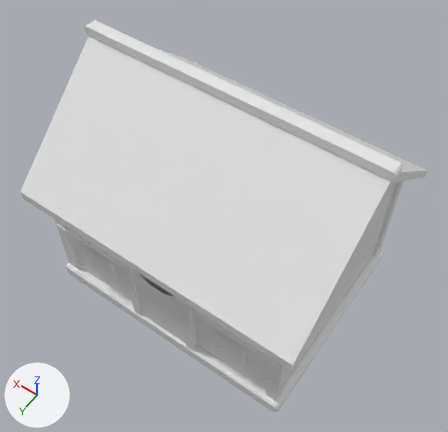
The FBX model roblox/art/props/hub_house_a.fbx as it was, and as the next commit left it.
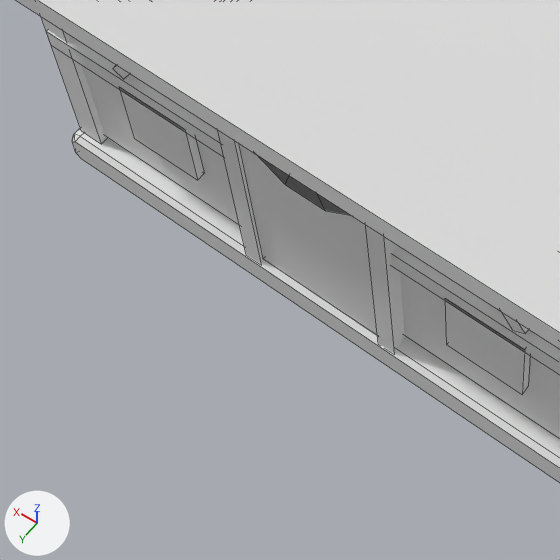
Old and new are each drawn whole from a 50 mm lens placed at (-17.12, 24.32, 44.94), pointed at (-0.73, 1.38, 8.89) and again close up on the part from 8% to 57% of the width and 49% to 100% of the height. Lighting does not change. The marker at lower left points along +X, +Y and +Z. The last two pictures show the newer version. The close-ups show mesh edges as thin lines. Where no turn or scale is listed for an object, it has been applied to the vertices.

The first close-up shows 'Base', 'Door', 'DoorFrame', 'Roof', 'Timber', 'Wall', 'Window'.
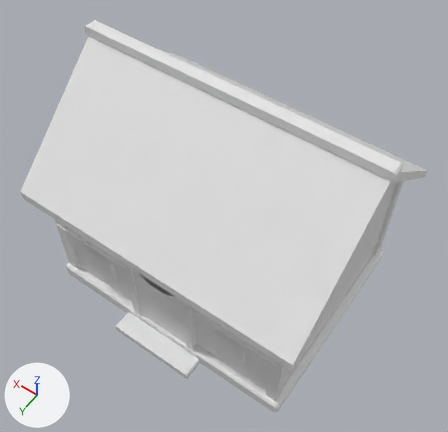
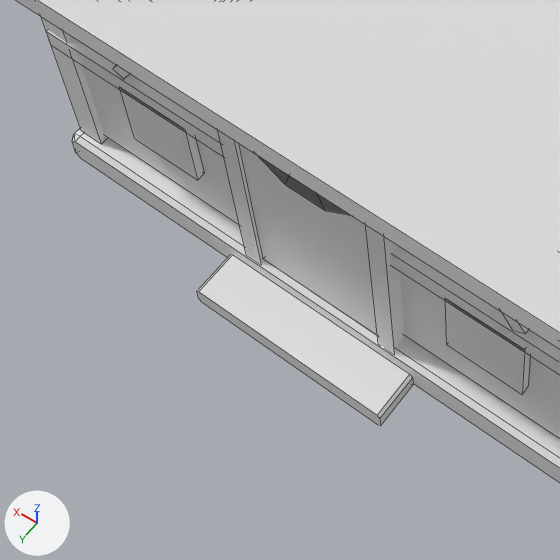
The change, as JSON lines over the scene's bpy script:
```json
{"op": "add", "block": "mat_hub_house_a_porch", "code": ["mat_hub_house_a_porch = principled_material('hub_house_a_Porch')", "mat_hub_house_a_porch.base_color = (0.8, 0.8, 0.8)  # white #e7e7e7"]}
{"op": "add", "block": "me_porch", "code": ["me_porch = bpy.data.meshes.new('Porch')", "me_porch.from_pydata([(3.6, 10.2, 0.1), (3.6, 10.2, 0.6), (3.5, 10.2, 0.7), (-3.5, 10.2, 0.7), (-3.6, 10.2, 0.6), (-3.6, 10.2, 0.1), (-3.5, 10.2, 0.0), (3.5, 10.2, 0.0), (3.6, 8.6, 0.1), (3.6, 8.6, 0.6), (3.5, 8.6, 0.7), (-3.5, 8.6, 0.7), (-3.6, 8.6, 0.6), (-3.6, 8.6, 0.1), (-3.5, 8.6, 0.0), (3.5, 8.6, 0.0)], [], [(0, 1, 9, 8), (1, 2, 10, 9), (2, 3, 11, 10), (3, 4, 12, 11), (4, 5, 13, 12), (5, 6, 14, 13), (6, 7, 15, 14), (7, 0, 8, 15), (7, 6, 5, 4, 3, 2, 1, 0), (8, 9, 10, 11, 12, 13, 14, 15)])", "me_porch.materials.append(mat_hub_house_a_porch)  # white #e7e7e7"]}
{"op": "add", "block": "ob_porch", "code": ["ob_porch = bpy.data.objects.new('Porch', me_porch)", "ob_porch.location = (0.0, 0.0, 0.0)"]}
```

Changed parts and their boxes [x1, y1, x2, y2] in the close-ups (560 x 560 px):
```json
{"object": "Porch", "change": "added", "after": [197, 255, 413, 425]}
```
